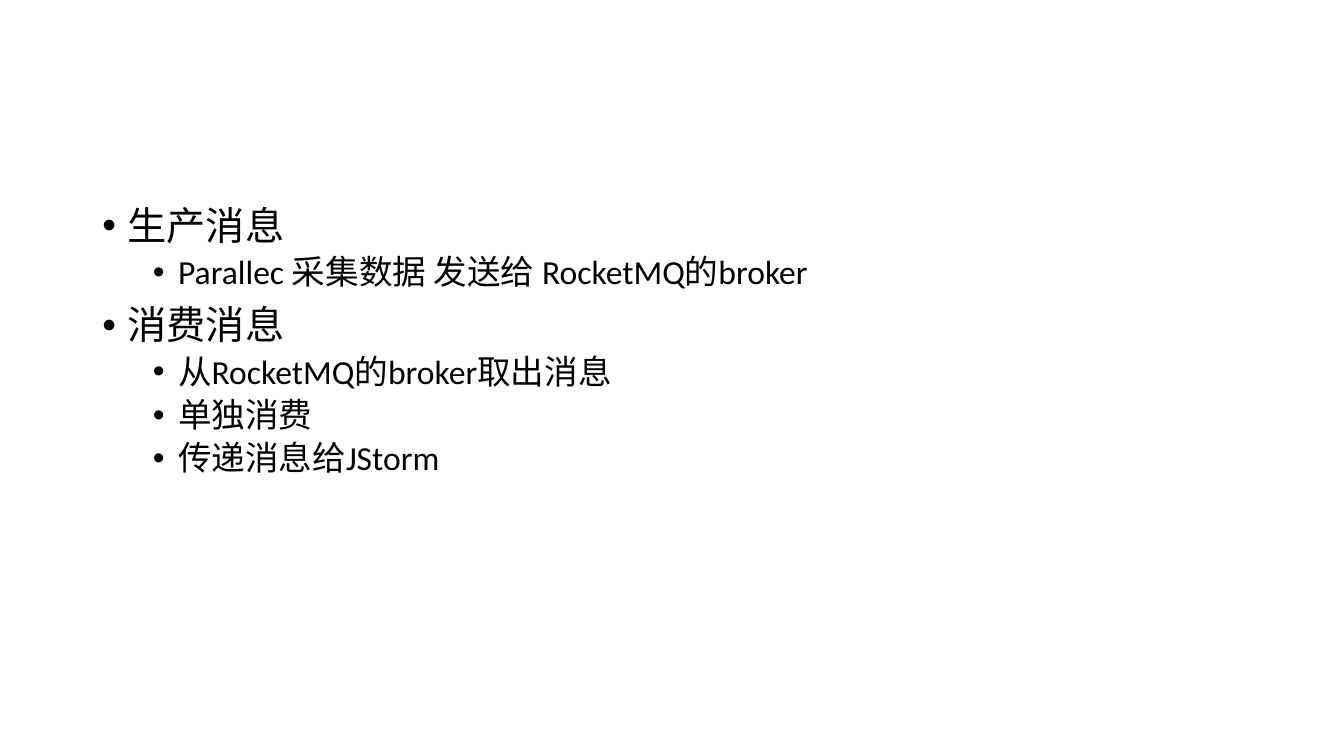
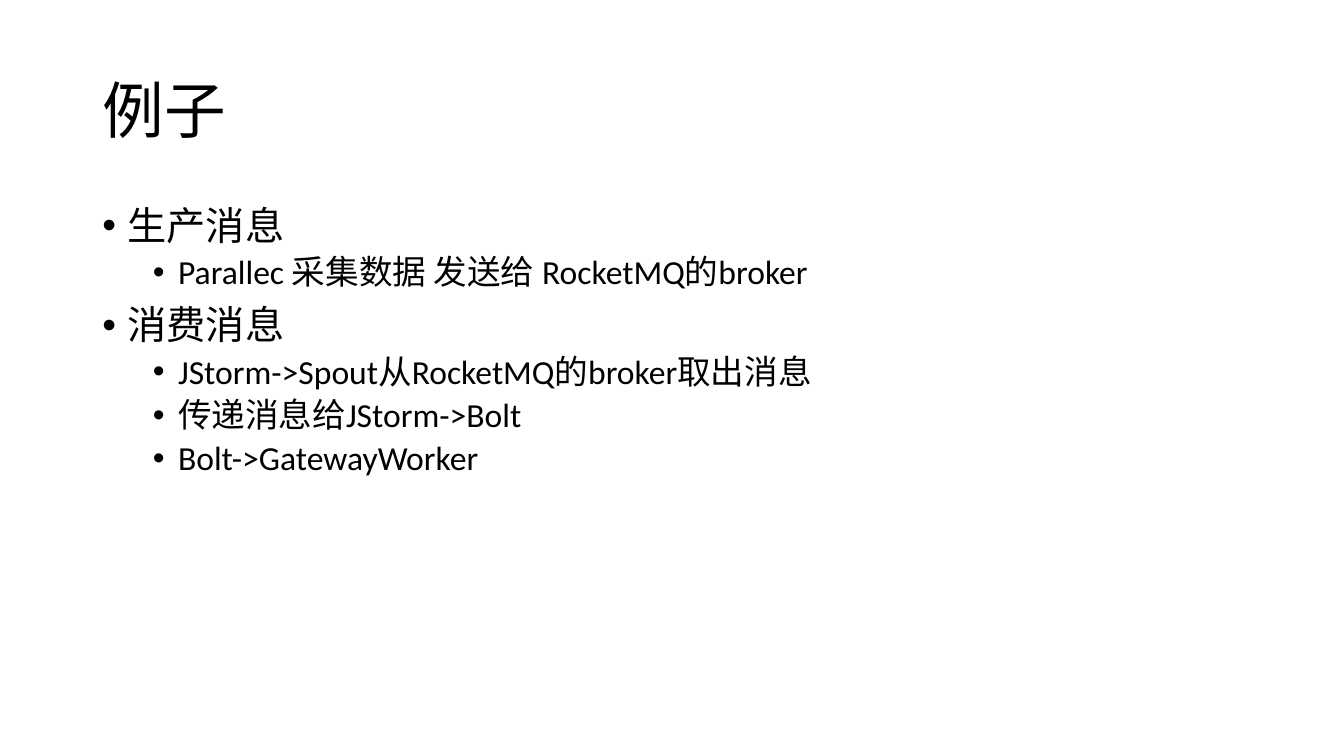
Before and after one commit to csliangdu/ExchangeAgg, a slide deck: slide 18 of doc/Coin.pptx. Drawn at 1344x756 pixels with LibreOffice and Linux fonts; fonts in the diff are those of the drawing. Boxes give left, top, right and bottom in pixels: in the first picture for what was removed or moved away, otherwise in the second. Text is boxed around its words. In the diff, an @@ line names an element or a change of style, - is before the commit and + after.

```diff
--- a/doc/Coin.pptx
+++ b/doc/Coin.pptx
@@ title added at <box>102,81,225,138</box>, 44 pt, text #000000 @@
+例子
@@ text at <box>178,356,812,476</box>: text changed @@
-  • 从RocketMQ的broker取出消息
-  • 单独消费
-  • 传递消息给JStorm
+  • JStorm->Spout从RocketMQ的broker取出消息
+  • 传递消息给JStorm->Bolt
+  • Bolt->GatewayWorker
```
Also in this commit, not shown: 7 other slides changed, 1 other file.
